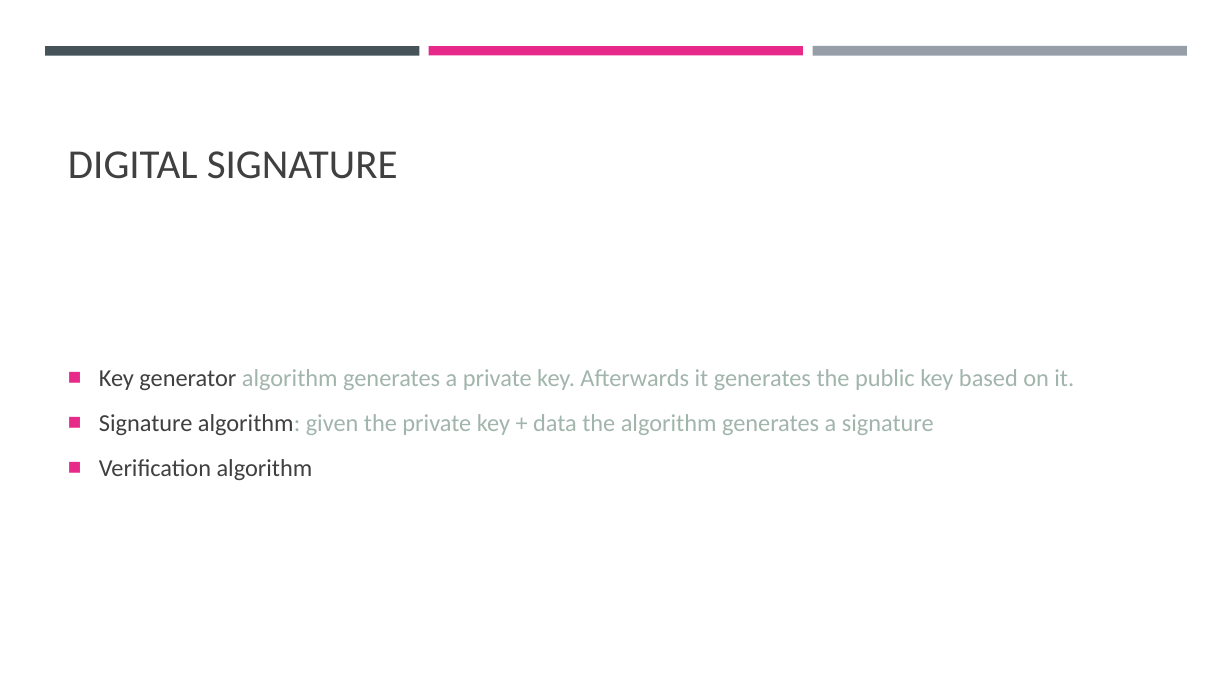
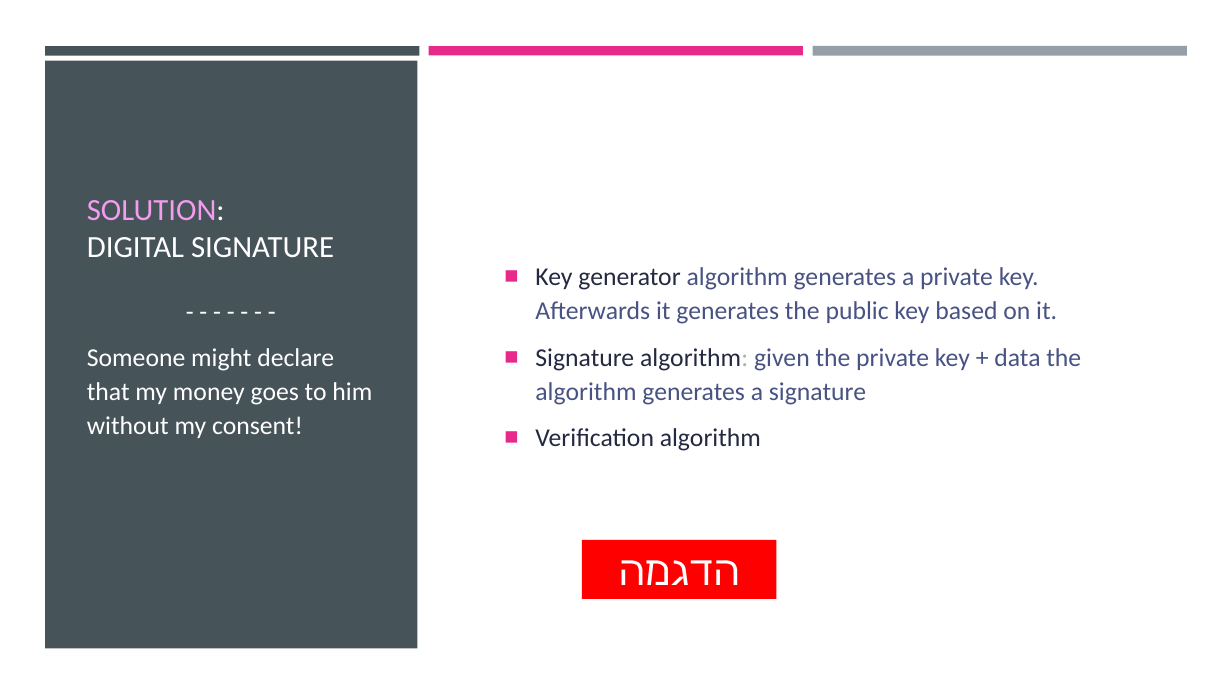
Before and after one commit to cyoni/bitcoin, a slide deck: slide 6 of bitcoin.pptx (slide 10 before the commit). Drawn at 1232x693 pixels with LibreOffice and Linux fonts; fonts in the diff are those of the drawing. Boxes give left, top, right and bottom in pixels: in the first picture for what was removed or moved away, otherwise in the second. Text is boxed around its words. In the diff, an @@ line names an element or a change of style, - is before the commit and + after.

```diff
--- a/bitcoin.pptx
+++ b/bitcoin.pptx
@@ rectangle added at (45,61,418,649), fill #465359 @@
@@ text "Key generator algorithm generates a ...": place and size @@
-text "Key generator algorithm generates a ..." at (99,369,1074,480)
+text "Key generator algorithm generates a ..." at (535,267,1081,451)
@@ text "Key generator algorithm generates a ..." at (535,267,1081,451): size 19 to 20 pt; text colour #404040 to #242941 in "Key generator", "Signature algorithm:", "Verification algorithm"; text colour #A2B5AC to #485383 in "algorithm generates a private key. Afterwards it ...", "given the private key + data the ..." @@
@@ title at (87,200,334,257): text changed; size 32 to 24 pt; text colour #404040 to #FFFFFF @@
-DIGITAL SIGNATURE
+SOLUTION:
+DIGITAL SIGNATURE
@@ text added at (87,348,372,438), 20 pt, text #FFFFFF @@
+- - - - - - -
+Someone might declare that my money goes to him without my consent!
@@ rectangle added at (582,540,777,599), fill #FF0000, 32 pt, text #FFFFFF @@
+הדגמה
```
Also in this commit, not shown: 25 other slides changed, 24 slides added, 3 slides removed.
